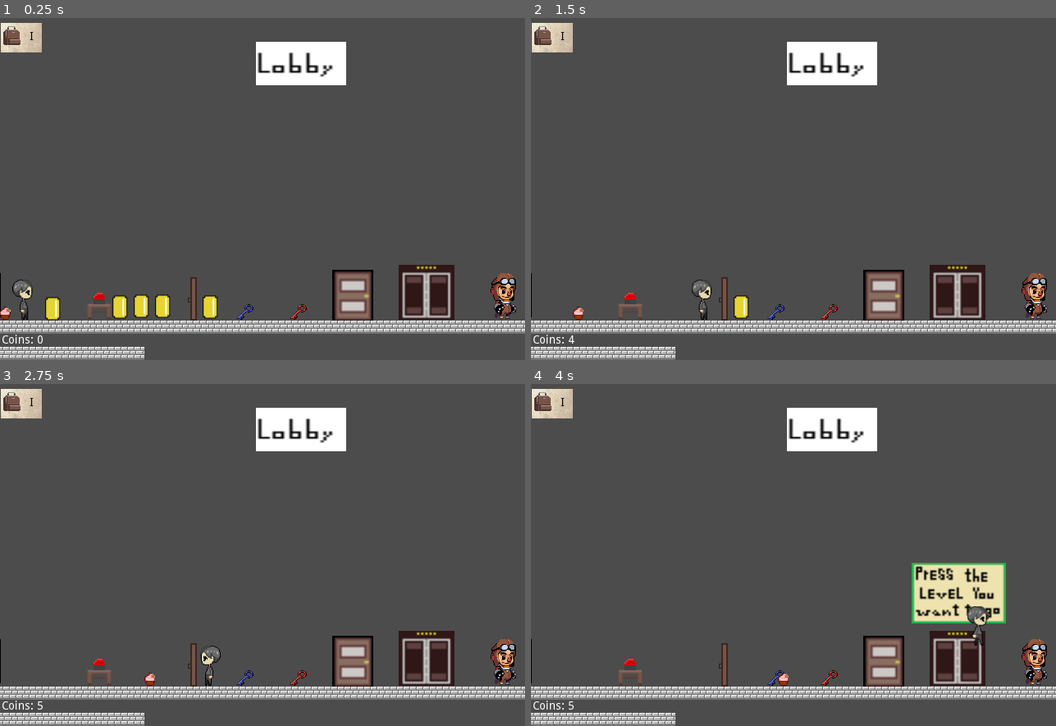
Above: before the commit, frames 1-4 (two rows, left to right).
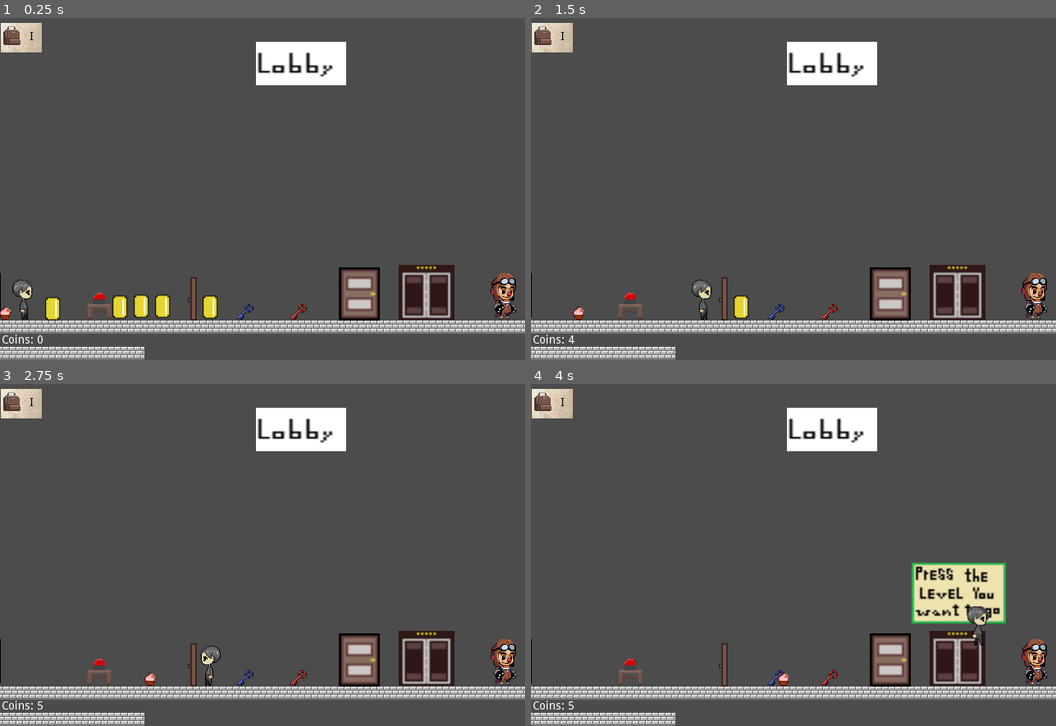
Above: after the commit, the same moments.

Repository: bkuon/Reverie
Game: Godot game, scene res://world.tscn
The game is run twice, just before and just after one commit, with the same random seed, the same clock (stepped at 60 frames per second) and the same inputs. The engine's default icon, where the game draws it, is replaced by a stand-in: a white triangle on a blue panel in a dark square.
Inputs:
- Up to frame 1 (0.25 s): no input
- Up to frame 2 (1.5 s): tap Enter at 0.5 s; hold Right (ui_right) from 0.53 s (still down); tap A (enter_door) at 0.6 s; tap Up (ui_up) at 0.77 s; tap E (enter_elevator) at 1.35 s
- Up to frame 3 (2.75 s): tap Up (ui_up) at 1.52 s; release Right (ui_right) at 2.03 s; hold Left (ui_left) from 2.03 s (still down); tap 1 (enter_level1) at 2.1 s
- Up to frame 4 (4 s): release Left (ui_left) at 2.78 s; hold Right (ui_right) from 2.78 s (still down); tap 2 (enter_level2) at 2.85 s; tap Up (ui_up) at 3.02, 3.77 s; tap 3 (enter_level3) at 3.6 s

The runs differ from the first frame. In frame 1, 1.1% of the frame differs, in the area x 63-73%, y 72-89%; in frame 2, 1.1%; in frame 3, 1.1%; in frame 4, 1.1%.

Commit message:
fixed the door to world2 but falling in world2

Diff:
--- a/Level1.tscn
+++ b/Level1.tscn
@@ -8,10 +8,10 @@
 [node name="Level1" type="Node2D"]
 
 [node name="MC_Sprite" parent="." instance=ExtResource( 1 )]
-position = Vector2( 25.2216, 212.851 )
+position = Vector2( 103.87, 214.837 )
 
 [node name="Elevator" parent="." instance=ExtResource( 2 )]
-position = Vector2( 64.6453, 203.947 )
+position = Vector2( 56.701, 204.344 )
 elevator_L = "res://world.tscn"
 elevator_1 = "res://Level1.tscn"
 elevator_2 = "res://Level2.tscn"
--- a/Level2.tscn
+++ b/Level2.tscn
@@ -8,10 +8,10 @@
 [node name="Level2" type="Node2D"]
 
 [node name="MC_Sprite" parent="." instance=ExtResource( 1 )]
-position = Vector2( 34.2216, 212.851 )
+position = Vector2( 103.928, 215.012 )
 
 [node name="Elevator" parent="." instance=ExtResource( 2 )]
-position = Vector2( 81.1684, 205.454 )
+position = Vector2( 57.9329, 203.833 )
 elevator_L = "res://world.tscn"
 elevator_1 = "res://Level1.tscn"
 elevator_2 = "res://Level2.tscn"
--- a/Level3.tscn
+++ b/Level3.tscn
@@ -8,10 +8,10 @@
 [node name="Level3" type="Node2D"]
 
 [node name="MC_Sprite" parent="." instance=ExtResource( 1 )]
-position = Vector2( 35.2216, 214.851 )
+position = Vector2( 103.496, 214.338 )
 
 [node name="Elevator" parent="." instance=ExtResource( 2 )]
-position = Vector2( 65.6304, 203.454 )
+position = Vector2( 56.3902, 203.967 )
 elevator_L = "res://world.tscn"
 elevator_1 = "res://Level1.tscn"
 elevator_2 = "res://Level2.tscn"
--- a/world.tscn
+++ b/world.tscn
@@ -360,9 +360,8 @@
 }
 
 [node name="Door" parent="." instance=ExtResource( 24 )]
-position = Vector2( 430.43, 399.821 )
+position = Vector2( 438.391, 397.167 )
 z_index = -1
-world_scene = "res://LobbyRoom1.tscn"
 
 [node name="Boundary" type="StaticBody2D" parent="."]
 editor/display_folded = true
--- a/world2.tscn
+++ b/world2.tscn
@@ -14,8 +14,8 @@
 tile_data = PoolIntArray( 983040, 1, 0, 983041, 1, 0, 983042, 1, 0, 983043, 1, 0, 983044, 1, 0, 983045, 1, 0, 983046, 1 …(223 unchanged characters)…
 
 [node name="MC_Sprite" parent="." instance=ExtResource( 2 )]
-position = Vector2( 60.6777, 214.684 )
+position = Vector2( 69.9656, 213.357 )
 
 [node name="Door" parent="." instance=ExtResource( 3 )]
-position = Vector2( 72.8024, 202.811 )
-world_scene = "res://Lobby.tscn"
+position = Vector2( 30.3435, 205.465 )
+world_scene = "res://world.tscn"
